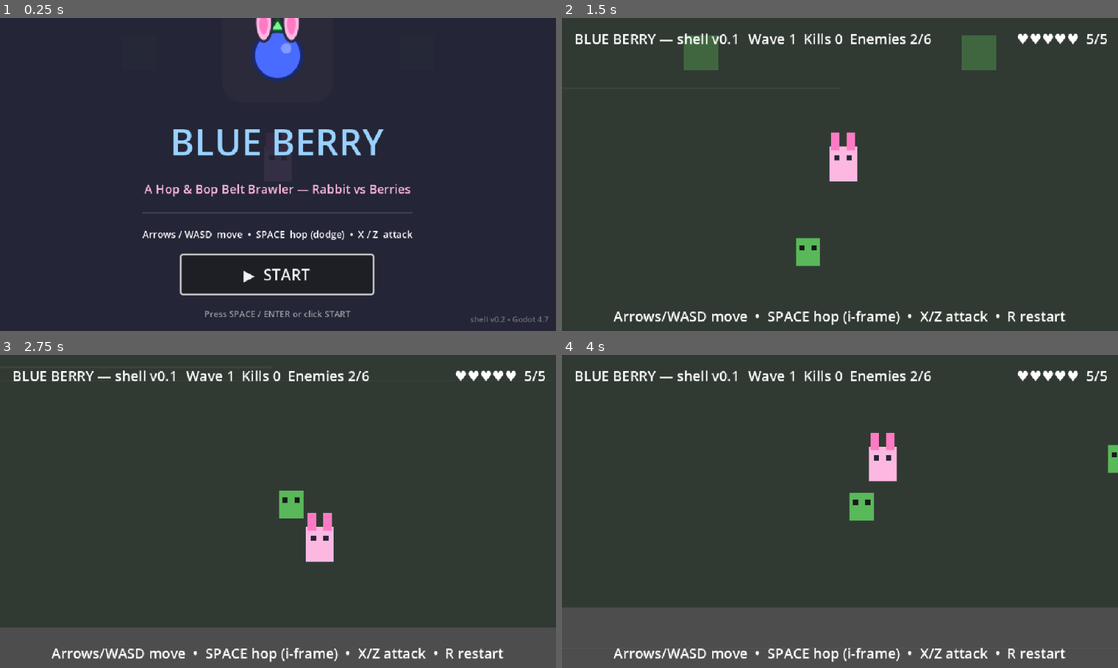
Above: before the commit, frames 1-4 (two rows, left to right).
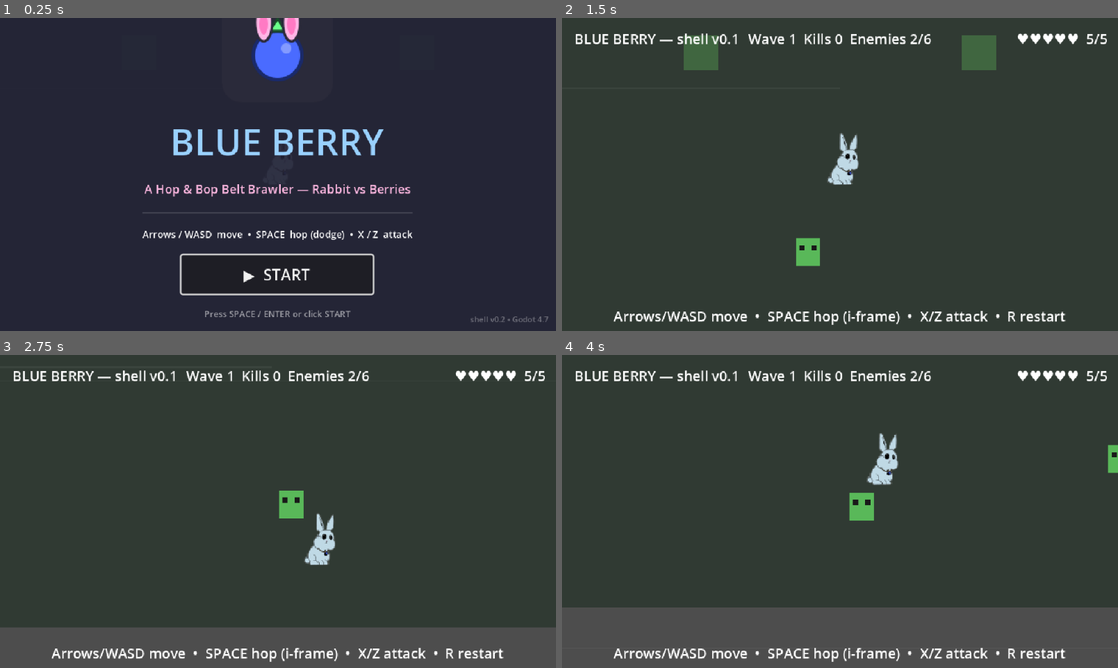
Above: after the commit, the same moments.

Repository: Ashworx-Global/blueberry-game
Game: Godot game, scene res://scenes/Main.tscn
Same seed, same stepped clock (60 frames per second), same inputs: the game is played once before the commit and once after it.
Inputs:
- Up to frame 1 (0.25 s): no input
- Up to frame 2 (1.5 s): click "▶ START" at 0.5 s; tap Enter (ui_accept) at 1.25 s; hold Right (move_right) from 1.28 s (still down); hold X (attack) from 1.28 s (still down)
- Up to frame 3 (2.75 s): tap Space (hop) at 1.52, 2.27 s; release Right (move_right) at 2.03 s; release X (attack) at 2.03 s; hold Down (move_down) from 2.03 s (still down); tap R at 2.1 s
- Up to frame 4 (4 s): release Down (move_down) at 2.78 s; hold Right (move_right) 2.78-3.53 s; hold X (attack) 2.78-3.53 s; hold Up (move_up) from 3.53 s (still down); tap R at 3.6 s; tap Space (hop) at 3.77 s

The runs differ from the first frame. In frame 2, 0.8% of the frame differs, in the area x 47-54%, y 36-54%; in frame 3, 0.8%; in frame 4, 0.8%.

Commit message:
feat(player): wire blueberry_1.png (64x64) as SpriteFrames for rabbit — idle/run/hop/attack/hurt ready for animation
- Player.tscn now ExtResource uid://ddp8fxr6as2ox res://blueberry_1.png with 5 animations sharing single frame, scale 1 pos -18 centered, Placeholder hidden (visible=false) kept as fallback
- Track root blueberry_1.png + .import + .pxo (Aseprite source) for future slicing
- Filter Nearest (AnimatedSprite texture_filter 0), mipmaps false
- Headless --quit verified no warnings

Diff:
--- a/scenes/Player.tscn
+++ b/scenes/Player.tscn
@@ -1,30 +1,46 @@
-[gd_scene load_steps=6 format=3 uid="uid://b1ueb3rry_p1ayer"]
+[gd_scene load_steps=7 format=3 uid="uid://b1ueb3rry_p1ayer"]
 
 [ext_resource type="Script" path="res://scripts/player.gd" id="1_1p1ayer"]
+[ext_resource type="Texture2D" uid="uid://ddp8fxr6as2ox" path="res://blueberry_1.png" id="2_blue"]
 
 [sub_resource type="SpriteFrames" id="SpriteFrames_player"]
 animations = [{
-"frames": [],
+"frames": [{
+"duration": 1.0,
+"texture": ExtResource("2_blue")
+}],
 "loop": true,
 "name": &"idle",
 "speed": 5.0
 }, {
-"frames": [],
+"frames": [{
+"duration": 1.0,
+"texture": ExtResource("2_blue")
+}],
 "loop": true,
 "name": &"run",
 "speed": 10.0
 }, {
-"frames": [],
+"frames": [{
+"duration": 1.0,
+"texture": ExtResource("2_blue")
+}],
 "loop": false,
 "name": &"hop",
 "speed": 12.0
 }, {
-"frames": [],
+"frames": [{
+"duration": 1.0,
+"texture": ExtResource("2_blue")
+}],
 "loop": false,
 "name": &"attack",
 "speed": 14.0
 }, {
-"frames": [],
+"frames": [{
+"duration": 1.0,
+"texture": ExtResource("2_blue")
+}],
 "loop": false,
 "name": &"hurt",
 "speed": 8.0
@@ -50,14 +66,16 @@
 shape = SubResource("RectangleShape2D_body")
 
 [node name="AnimatedSprite2D" type="AnimatedSprite2D" parent="."]
-position = Vector2(0, -12)
-scale = Vector2(2, 2)
+position = Vector2(0, -18)
+scale = Vector2(1, 1)
 sprite_frames = SubResource("SpriteFrames_player")
 animation = &"idle"
 autoplay = "idle"
 texture_filter = 0
+centered = true
 
 [node name="Placeholder" type="Node2D" parent="AnimatedSprite2D"]
+visible = false
 
 [node name="Body" type="ColorRect" parent="AnimatedSprite2D/Placeholder"]
 offset_left = -8.0
Binary file added: blueberry_1.png
Not shown, added: blueberry_1.png.import
Not shown, added: blueberry_1.pxo
